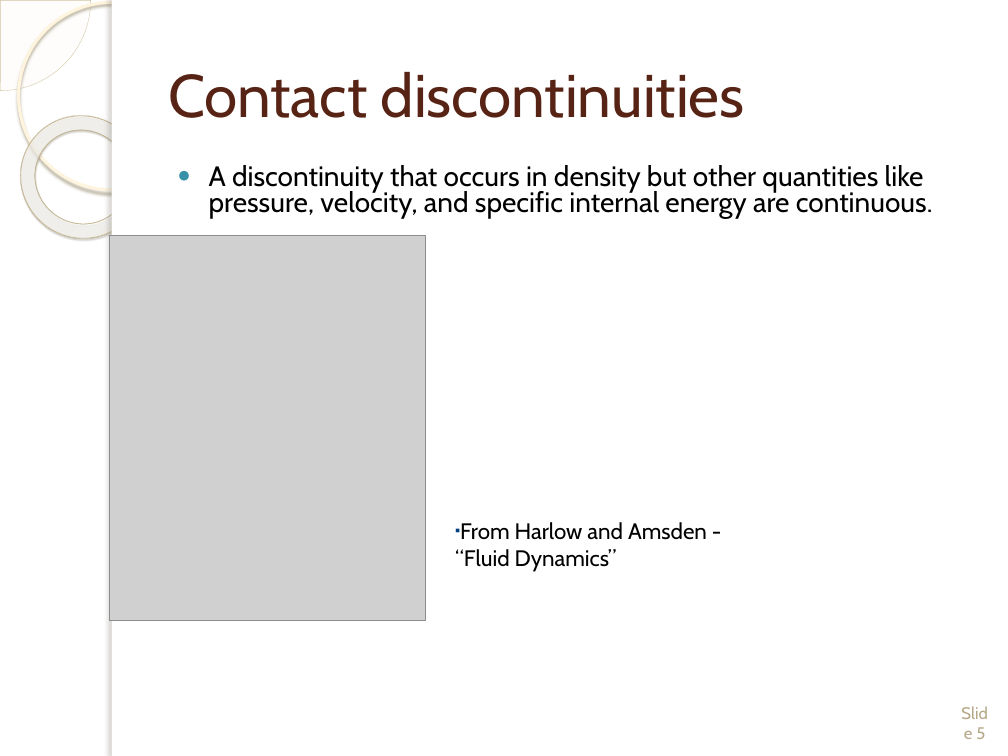
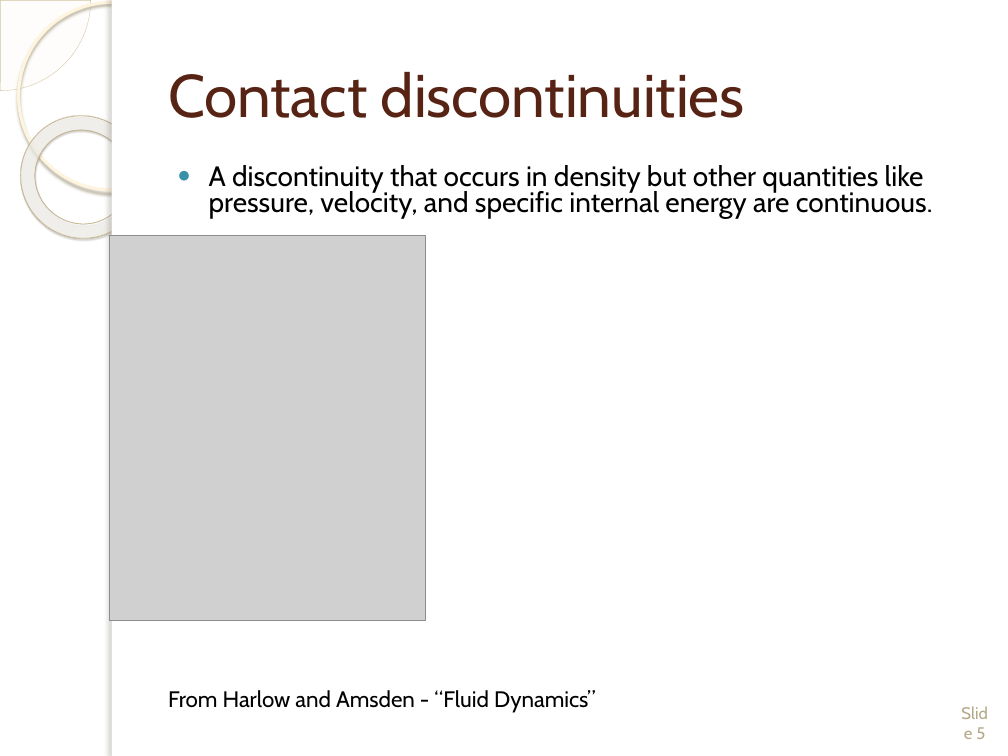
Before and after one commit to wmatern/summer_LANL, a slide deck: slide 5 of Final Research Presentation/Final_LongPres_Davis_Matern.pptx. Drawn at 1008x756 pixels with LibreOffice and Linux fonts; fonts in the diff are those of the drawing; grey boxes stand for pictures; background and template pictures are left out. Boxes give left, top, right and bottom in pixels: in the first picture for what was removed or moved away, otherwise in the second. Text is boxed around its words. In the diff, an @@ line names an element or a change of style, - is before the commit and + after.

```diff
--- a/Final Research Presentation/Final_LongPres_Davis_Matern.pptx
+++ b/Final Research Presentation/Final_LongPres_Davis_Matern.pptx
@@ text "From Harlow and Amsden - ...": place and size @@
-text "From Harlow and Amsden - ..." at <box>455,522,707,572</box>
+text "From Harlow and Amsden - ..." at <box>168,690,596,713</box>
@@ text "From Harlow and Amsden - ..." at <box>168,690,596,713</box>: bullet ▪ to none @@
```
Also in this commit, not shown: 7 other slides changed, 2 slides added, 1 slide removed, 9 other files.
